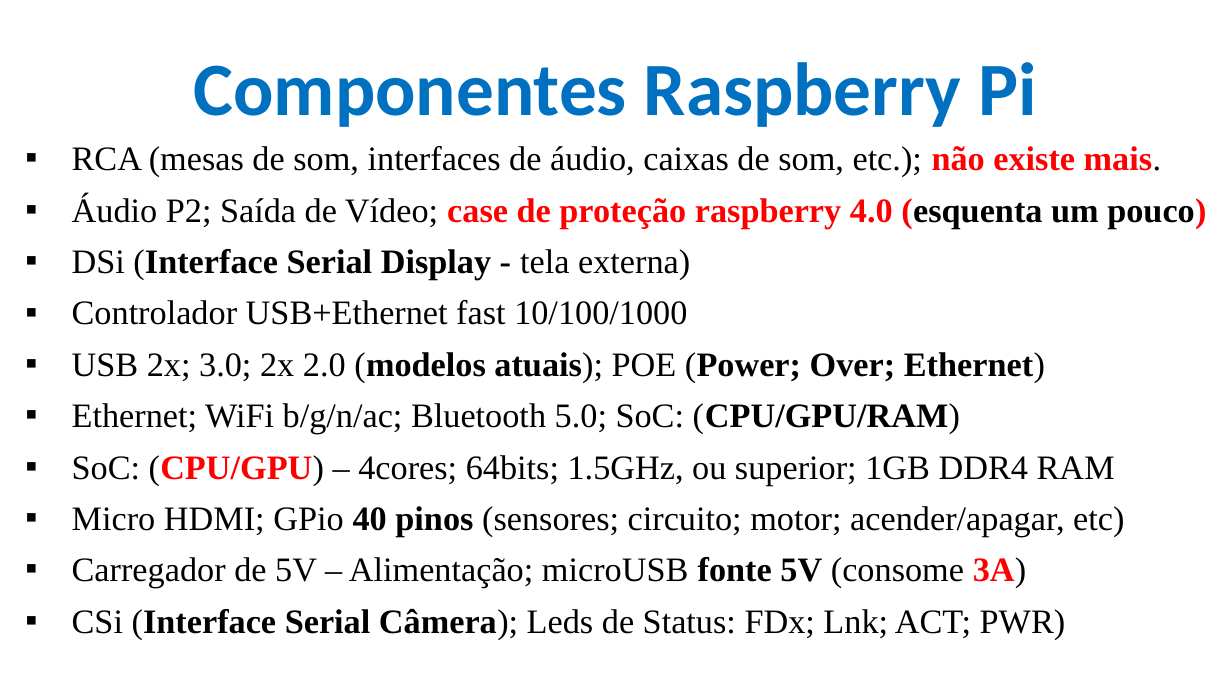
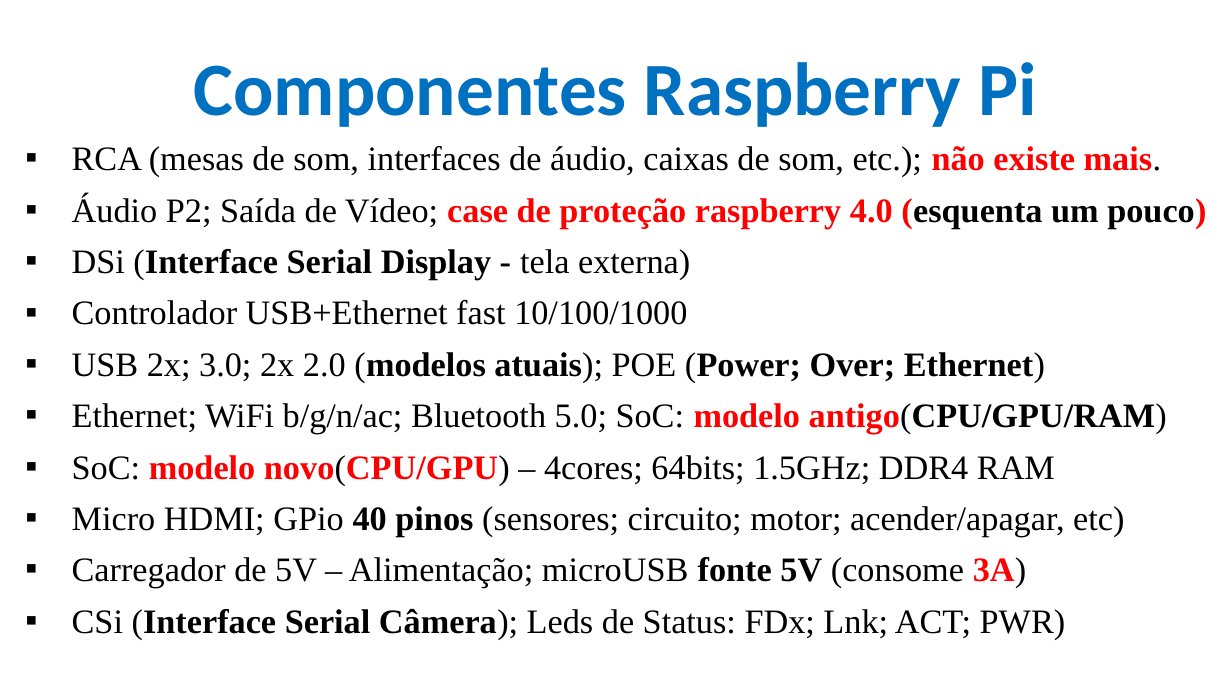
Before and after one commit to CloudEducationBrazil/WydenArea1AplicacaoCloudIndustria40Python, a slide deck: slide 9 of 01 Classes/Aula 06 - Aplicação Cloud Indústria 40 Python IoT Plataforma Raspberry PI.pptx. Drawn at 1232x693 pixels with LibreOffice and Linux fonts; fonts in the diff are those of the drawing; background and template pictures are left out. Boxes give left, top, right and bottom in pixels: in the first picture for what was removed or moved away, otherwise in the second. Text is boxed around its words. In the diff, an @@ line names an element or a change of style, - is before the commit and + after.

```diff
--- a/01 Classes/Aula 06 - Aplicação Cloud Indústria 40 Python IoT Plataforma Raspberry PI.pptx
+++ b/01 Classes/Aula 06 - Aplicação Cloud Indústria 40 Python IoT Plataforma Raspberry PI.pptx
@@ text at bbox=[72, 403, 1167, 486]: text changed @@
-▪ Ethernet; WiFi b/g/n/ac; Bluetooth 5.0; SoC: (CPU/GPU/RAM)
-▪ SoC: (CPU/GPU) – 4cores; 64bits; 1.5GHz, ou superior; 1GB DDR4 RAM
+▪ Ethernet; WiFi b/g/n/ac; Bluetooth 5.0; SoC: modelo antigo(CPU/GPU/RAM)
+▪ SoC: modelo novo(CPU/GPU) – 4cores; 64bits; 1.5GHz; DDR4 RAM
```
Also in this commit, not shown: 3 other slides changed, 5 slides added.
